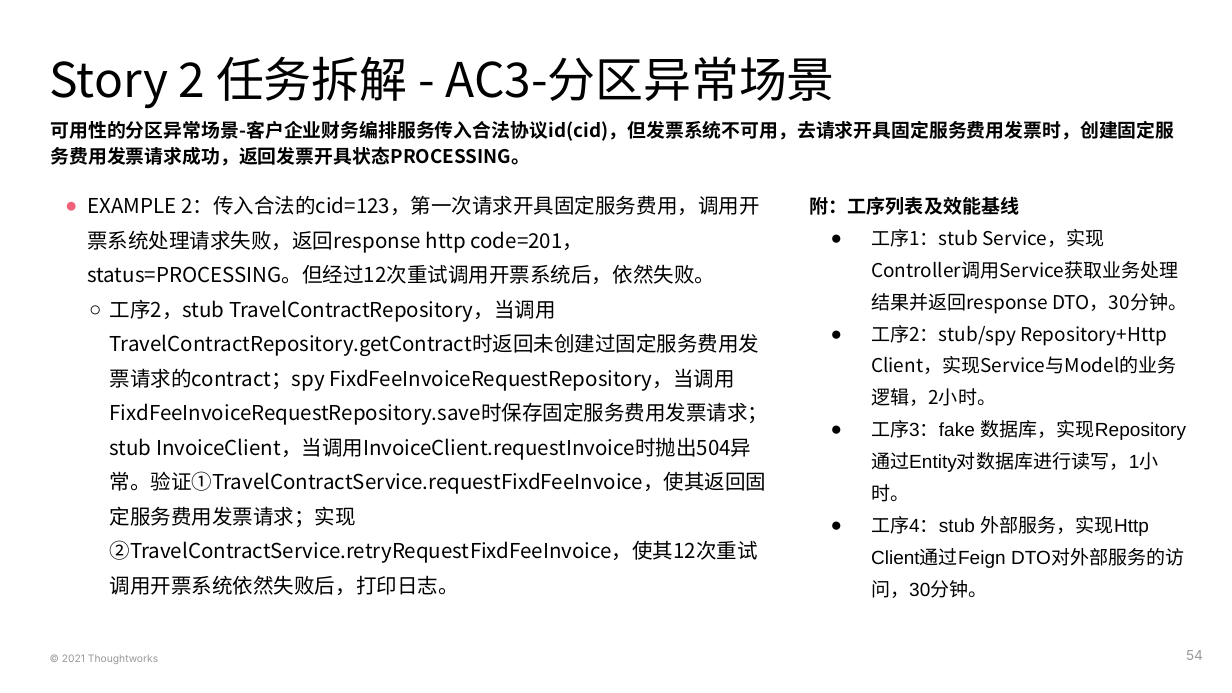
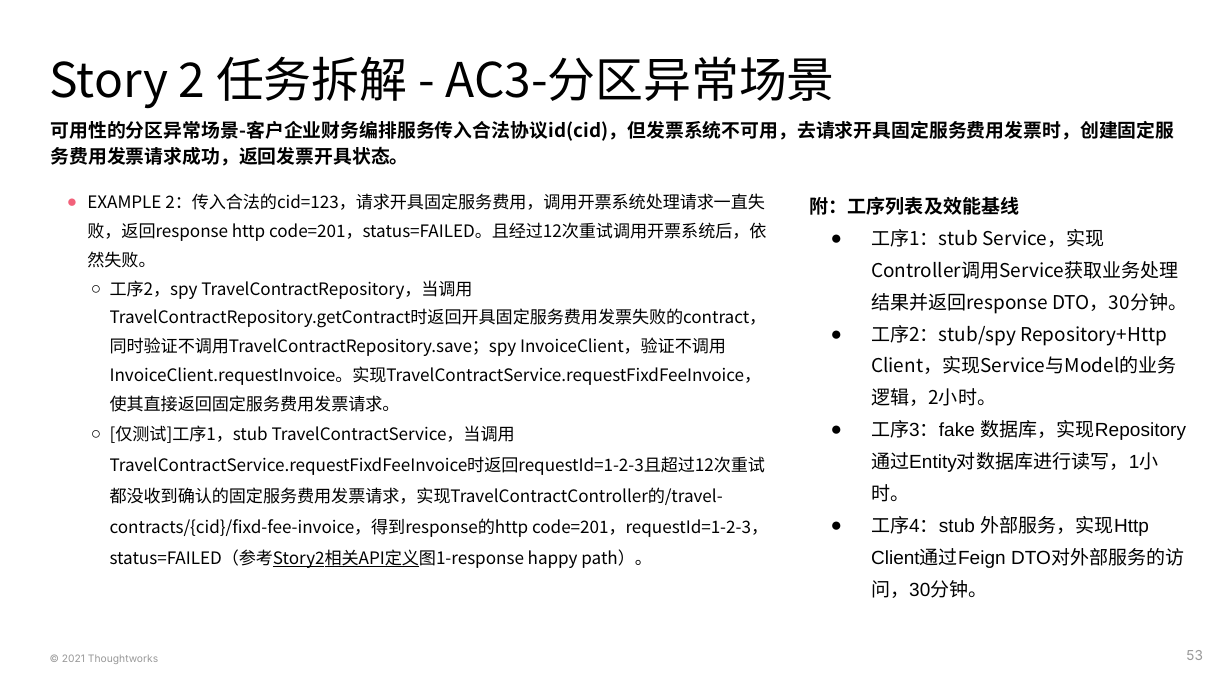
Before and after one commit to deesyx/heima, a slide deck: slide 53 of doc/PS4 黑马考核-项目On-boarding模板-胡炫光.pptx (slide 54 before the commit). Drawn at 1232x693 pixels with LibreOffice and Linux fonts; fonts in the diff are those of the drawing. Boxes give left, top, right and bottom in pixels: in the first picture for what was removed or moved away, otherwise in the second. Text is boxed around its words. In the diff, an @@ line names an element or a change of style, - is before the commit and + after.

```diff
--- a/doc/PS4 黑马考核-项目On-boarding模板-胡炫光.pptx
+++ b/doc/PS4 黑马考核-项目On-boarding模板-胡炫光.pptx
@@ subtitle at <box>50,121,1174,166</box>: text changed @@
-可用性的分区异常场景-客户企业财务编排服务传入合法协议id(cid)，但发票系统不可用，去请求开具固定服务费用发票时，创建固定服务费用发票请求成功，返回发票开具状态PROCESSING。
+可用性的分区异常场景-客户企业财务编排服务传入合法协议id(cid)，但发票系统不可用，去请求开具固定服务费用发票时，创建固定服务费用发票请求成功，返回发票开具状态。
@@ text at <box>87,193,768,568</box>: text changed; size 12 to 10 pt @@
-● EXAMPLE 2：传入合法的cid=123，第一次请求开具固定服务费用，调用开票系统处理请求失败，返回response http code=201，status=PROCESSING。但经过12次重试调用开票系统后，依然失败。
-  ○ 工序2，stub TravelContractRepository，当调用 TravelContractRepository.getContract时返回未创建过固定服务费用发票请求的contract；spy FixdFeeInvoiceRequestRepository，当调用FixdFeeInvoiceRequestRepository.save时保存固定服务费用发票请求；stub InvoiceClient，当调用InvoiceClient.requestInvoice时抛出504异常。验证①TravelContractService.requestFixdFeeInvoice，使其返回固定服务费用发票请求；实现②TravelContractService.retryRequestFixdFeeInvoice，使其12次重试调用开票系统依然失败后，打印日志。
+● EXAMPLE 2：传入合法的cid=123，请求开具固定服务费用，调用开票系统处理请求一直失败，返回response http code=201，status=FAILED。且经过12次重试调用开票系统后，依然失败。
+  ○ 工序2，spy TravelContractRepository，当调用 TravelContractRepository.getContract时返回开具固定服务费用发票失败的contract，同时验证不调用TravelContractRepository.save；spy InvoiceClient，验证不调用InvoiceClient.requestInvoice。实现TravelContractService.requestFixdFeeInvoice，使其直接返回固定服务费用发票请求。
+  ○ [仅测试]工序1，stub TravelContractService，当调用TravelContractService.requestFixdFeeInvoice时返回requestId=1-2-3且超过12次重试都没收到确认的固定服务费用发票请求，实现TravelContractController的/travel-contracts/{cid}/fixd-fee-invoice，得到response的http code=201，requestId=1-2-3，status=FAILED（参考Story2相关API定义图1-response happy path）。
@@ page number at <box>1186,650,1203,660</box>: text changed @@
-54
+53
```
Also in this commit, not shown: 14 other slides changed, 1 slide removed, 17 other files.
